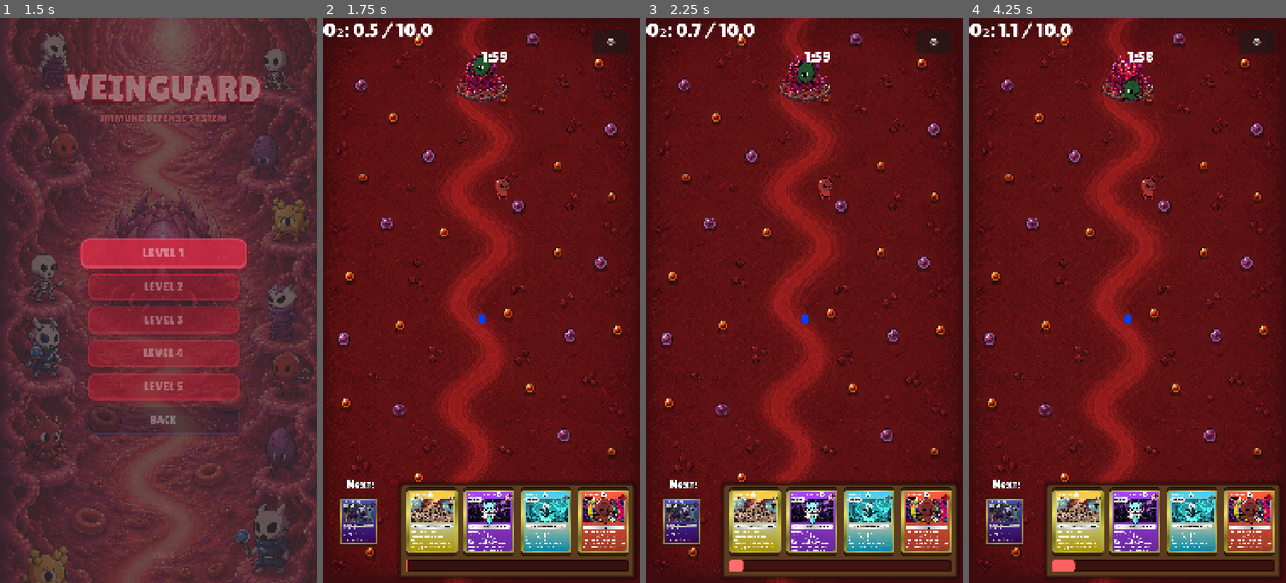
Above: before the commit, frames 1-4 (left to right).
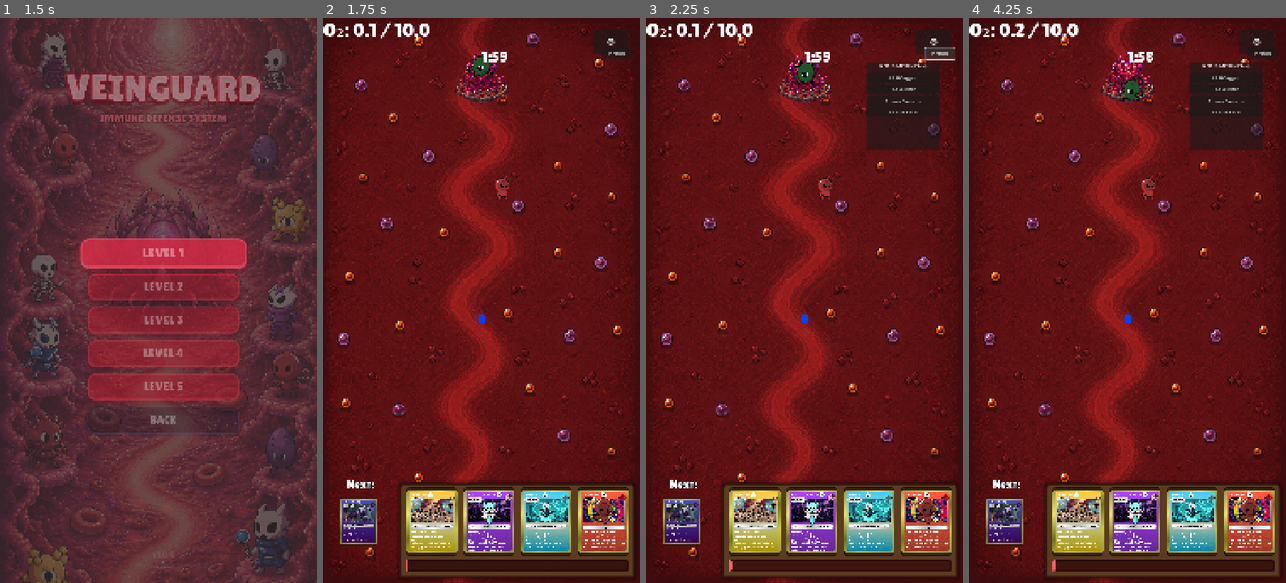
Above: after the commit, the same moments.

Repository: viPipar/veinguard
Game: Godot game, scene res://core/ui/MainMenu.tscn
Two runs of this game, one before a commit and one after it. Both use one fixed random seed, a clock stepped at 60 frames per second and the inputs below.
Inputs (mouse positions are in pixels of both pictures, inside the frame that each line leads up to):
- Up to frame 1 (1.5 s): click "START DEFENSE" at 0.5 s; click "LEVEL 1" at 1.25 s
- Up to frame 2 (1.75 s): no input
- Up to frame 3 (2.25 s): click (940, 51) at 2 s, where only the run after the commit has a clickable "DEBUG"
- Up to frame 4 (4.25 s): click "⚙" at 2.75 s; click "BACK" at 3.5 s

Frame 1 is identical in both runs. In frame 2, 0.3% of the frame differs, in the area x 14-98%, y 0-8%; in frame 3, 3.9%; in frame 4, 4.1%, in the area x 9-98%, y 0-98%.

Commit message:
feat: implement game loop systems including GameManager, enemy spawning logic, and a debug UI panel

Diff:
--- a/veinguard/core/autoloads/GameManager.gd
+++ b/veinguard/core/autoloads/GameManager.gd
@@ -22,7 +22,7 @@
 var _has_played_last_second: bool = false
 
 # --- Passive Oxygen Config ---
-@export var passive_oxygen_rate     : float = 0.035 # oxygen per tick (~1 per 2.8s)
+@export var passive_oxygen_rate     : float = 0.005 # oxygen per tick (~1 per 20s)
 @export var passive_oxygen_interval : float = 0.1   # detik antar tick
 var _passive_oxygen_timer : float = 0.0
 
--- a/veinguard/core/lane/EnemyBase.gd
+++ b/veinguard/core/lane/EnemyBase.gd
@@ -62,9 +62,11 @@
 	if get_tree().get_nodes_in_group("enemies").size() >= max_enemies:
 		return
 
-	# Weighted spawn: 70% bacteria, 30% virus after level 1
+	# Weighted spawn: 70% bacteria, 30% virus
 	var scene_to_spawn = enemy_scene
-	if GameManager.current_level > 1 and virus_scene != null and randf() < 0.3:
+
+	# Berikan probabilitas 30% untuk spawn Virus jika Virus sudah disetup
+	if virus_scene != null and randf() < 0.3:
 		scene_to_spawn = virus_scene
 
 	var enemy = scene_to_spawn.instantiate()
--- a/veinguard/core/ui/DebugMenu.gd
+++ b/veinguard/core/ui/DebugMenu.gd
@@ -8,7 +8,7 @@
 
 func _ready() -> void:
 	layer = 120
-	visible = false
+	panel.visible = false
 
 	add_o2_btn.pressed.connect(func(): GameManager.add_oxygen(1.0))
 	sub_o2_btn.pressed.connect(func(): GameManager.try_spend_oxygen(1.0))
@@ -20,11 +20,11 @@
 	if event is InputEventKey and event.pressed:
 		# Toggle with F3 (Keycode 4194334) or Tilde (QuoteLeft 96)
 		if event.keycode == KEY_F3 or event.keycode == KEY_QUOTELEFT:
-			visible = not visible
+			panel.visible = not panel.visible
 			get_viewport().set_input_as_handled()
 
 func _on_toggle_button_pressed() -> void:
-	visible = not visible
+	panel.visible = not panel.visible
 
 func _force_spawn(type: String) -> void:
 	var enemy_base = get_tree().get_first_node_in_group("enemy_base")
--- a/veinguard/core/ui/DebugMenu.tscn
+++ b/veinguard/core/ui/DebugMenu.tscn
@@ -6,7 +6,15 @@
 layer = 120
 script = ExtResource("1_debug")
 
+[node name="ToggleBtn" type="Button" parent="."]
+offset_left = 950.0
+offset_top = 100.0
+offset_right = 1050.0
+offset_bottom = 140.0
+text = "DEBUG"
+
 [node name="PanelContainer" type="PanelContainer" parent="."]
+visible = false
 offset_left = 750.0
 offset_top = 150.0
 offset_right = 1000.0
@@ -41,3 +49,5 @@
 [node name="SpawnVirBtn" type="Button" parent="PanelContainer/VBoxContainer"]
 layout_mode = 2
 text = "Spawn Virus"
+
+[connection signal="pressed" from="ToggleBtn" to="." method="_on_toggle_button_pressed"]
